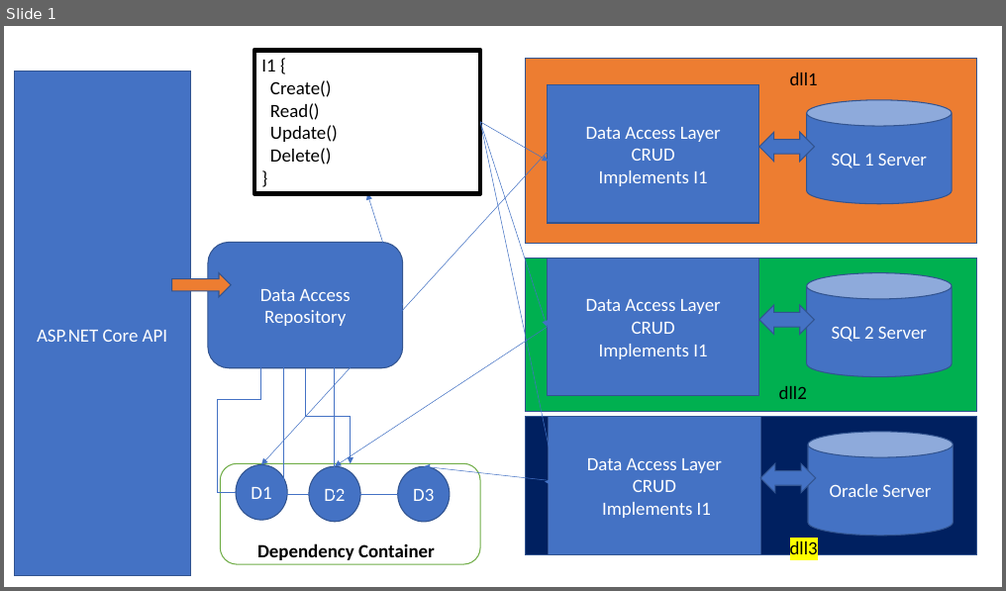
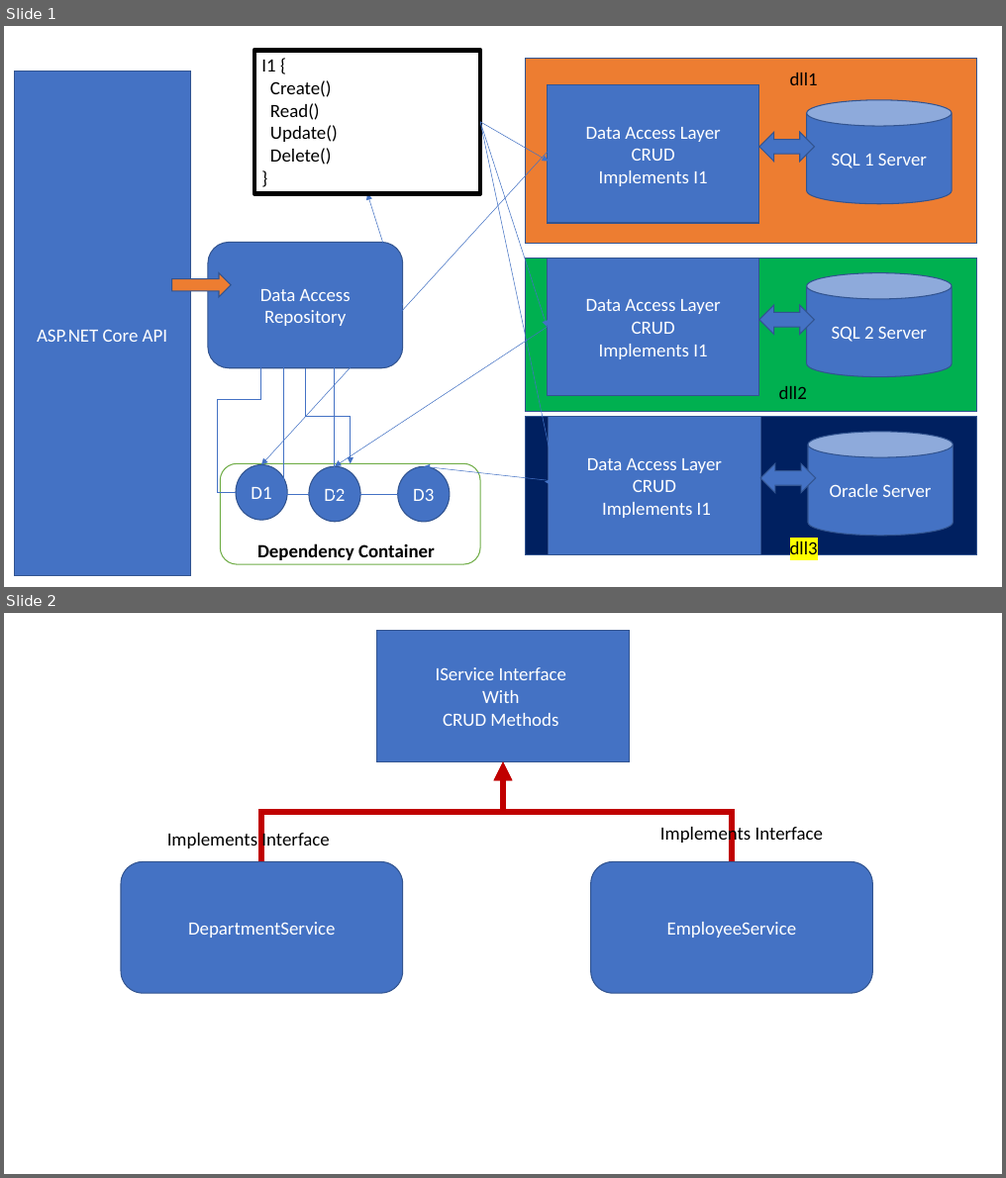
Before and after one commit to maheshsabnis/APITraining_JCT, a slide deck: Core_API/images.pptx. Shown one above the other, each under a label of ours: slide 1 before the commit, slides 1 and 2 after it. The pictures are 1006x591 and 1006x1178 pixels, drawn with LibreOffice and Linux fonts; fonts in the diff are those of the drawing. Boxes give left, top, right and bottom in pixels: in the first picture for what was removed or moved away, otherwise in the second. Text is boxed around its words. In the diff, an @@ line names an element or a change of style, - is before the commit and + after.

```diff
--- a/Core_API/images.pptx
+++ b/Core_API/images.pptx
@@ slide 2 added at bbox=[4, 613, 1002, 1174], background #FFFFFF @@
@@ rectangle added at bbox=[377, 630, 629, 761], fill #4472C4, outline #325491 1 pt, 18 pt, text #FFFFFF @@
+IService Interface
+With
+CRUD Methods
@@ elbow arrow added from (261, 862) to (503, 761), #C00000 6 pt @@
@@ elbow arrow added from (732, 862) to (503, 761), #C00000 6 pt @@
@@ text added at bbox=[167, 830, 329, 851], 18 pt, text #000000 @@
+Implements Interface
@@ text added at bbox=[660, 824, 823, 845], 18 pt, text #000000 @@
+Implements Interface
@@ rounded rectangle added at bbox=[121, 862, 403, 994], fill #4472C4, outline #325491 1 pt, 18 pt, text #FFFFFF @@
+DepartmentService
@@ rounded rectangle added at bbox=[591, 862, 873, 994], fill #4472C4, outline #325491 1 pt, 18 pt, text #FFFFFF @@
+EmployeeService
```
Also in this commit, not shown: 1 other slide added, 12 other files.
